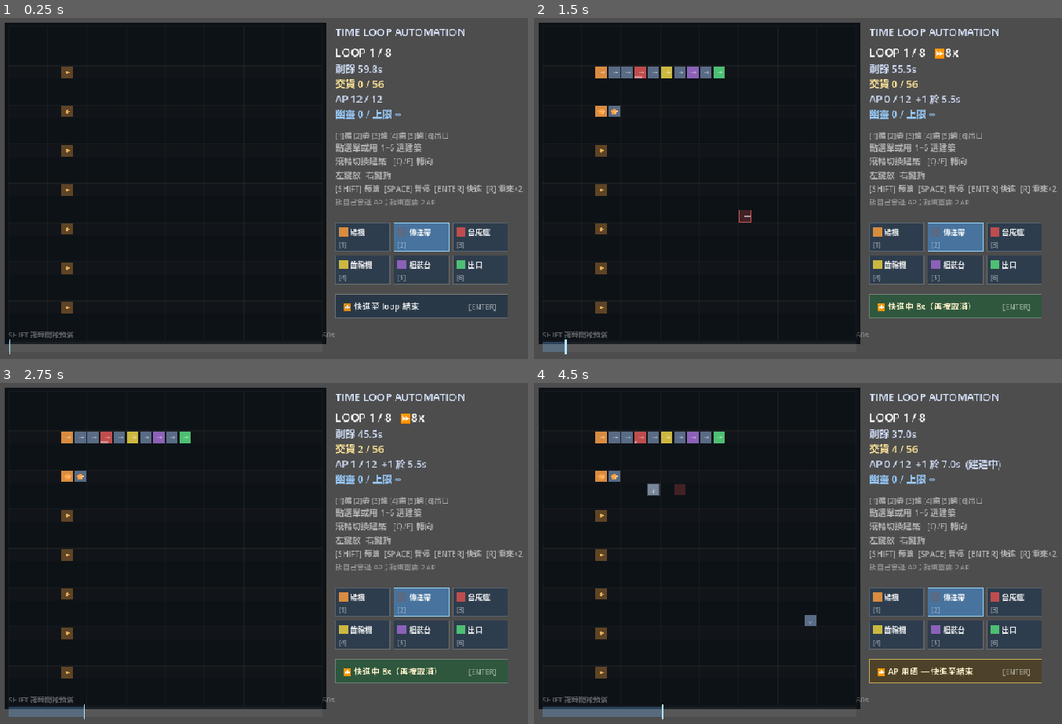
Above: before the commit, frames 1-4 (two rows, left to right).
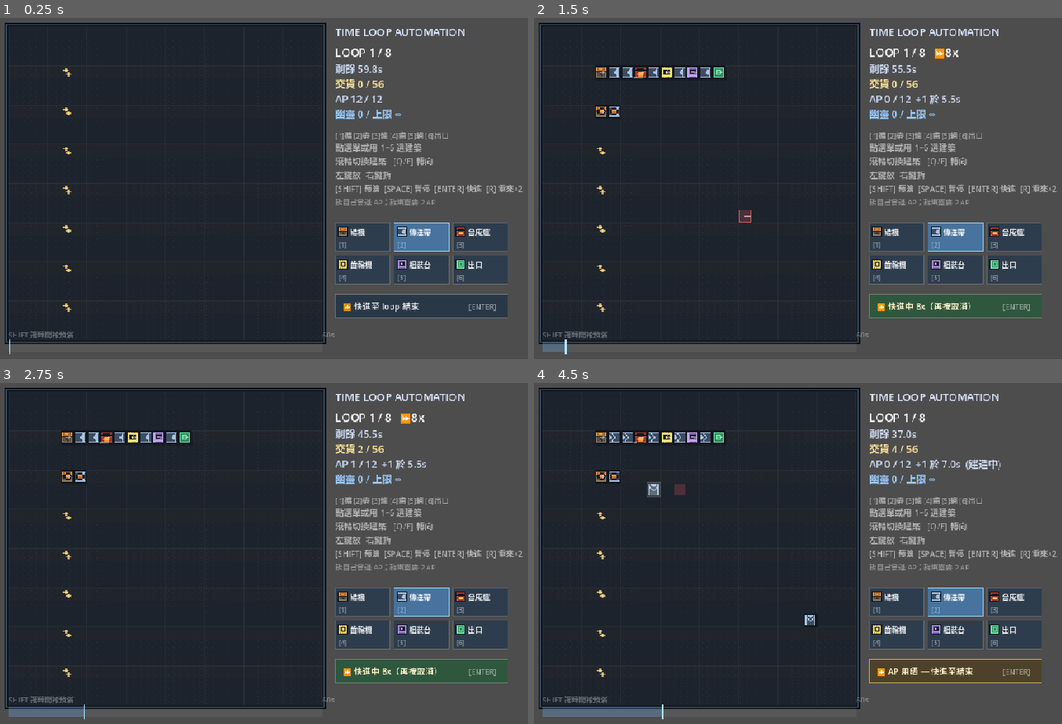
Above: after the commit, the same moments.

Repository: NoahYau/time-loop-mini-automation
Game: Godot game, scene res://scenes/sandbox.tscn
Two runs of this game, one before a commit and one after it. Both use one fixed random seed, a clock stepped at 60 frames per second and the inputs below.
Inputs (mouse positions are in pixels of both pictures, inside the frame that each line leads up to):
- Up to frame 1 (0.25 s): no input
- Up to frame 2 (1.5 s): tap Enter at 0.5 s; move the mouse to (977, 164) at 0.52 s; hold D 0.53-1.25 s; tap B at 0.6 s; click (977, 164) at 0.67 s; tap Space at 0.77, 1.25 s; drag from (713, 202) to (808, 253) at 1.27 s
- Up to frame 3 (2.75 s): move the mouse to (369, 471) at 2.02 s; hold D from 2.03 s (still down); tap E at 2.1 s
- Up to frame 4 (4.5 s): release D at 2.75 s; drag from (808, 618) to (650, 495) at 2.77 s; move the mouse to (1025, 601) at 3.52 s; hold A 3.53-4.25 s; tap G at 3.6 s; tap Space at 3.77 s; tap Enter at 4.25 s; drag from (650, 495) to (745, 461) at 4.27 s

The runs differ from the first frame. In frame 1, 3.4% of the frame differs, in the area x 1-89%, y 1-96%; in frame 2, 4.1%; in frame 3, 4.1%; in frame 4, 4.2%.

Commit message:
feat(art): 程式生成像素素材（6 種建築 + 貨物 + 地板），接入繪製與選單

Diff:
--- a/game/scenes/sandbox.gd
+++ b/game/scenes/sandbox.gd
@@ -62,7 +62,43 @@
 var pv = null
 var pv_tick: int = 0
 
+const ART := "res://art/"
+var art: Dictionary = {}
+
+## 攞貼圖：優先經 Godot 匯入系統；未匯入（例如未開過編輯器）就即場解 PNG。
+## 咁樣 headless 測試同未 import 嘅環境都照跑得到。
+func _tex(path: String) -> Texture2D:
+	if ResourceLoader.exists(path):
+		var res = load(path)
+		if res is Texture2D:
+			return res
+	if FileAccess.file_exists(path):
+		var bytes := FileAccess.get_file_as_bytes(path)
+		if bytes.size() > 0:
+			var img := Image.new()
+			if img.load_png_from_buffer(bytes) == OK:
+				return ImageTexture.create_from_image(img)
+	return null
+
+func _load_art() -> void:
+	var singles := [
+		"tiles/ground", "tiles/ore", "buildings/miner", "buildings/gear",
+		"buildings/assembler", "buildings/sink",
+		"buildings/furnace_a", "buildings/furnace_b",
+		"items/ore", "items/ingot", "items/gear", "items/part",
+	]
+	for n in singles:
+		var t := _tex(ART + n + ".png")
+		if t != null:
+			art[n] = t
+	for d in ["e", "n", "s", "w"]:
+		for f in ["a", "b"]:
+			var t2 := _tex(ART + "buildings/belt_%s_%s.png" % [d, f])
+			if t2 != null:
+				art["buildings/belt_%s_%s" % [d, f]] = t2
+
 func _ready() -> void:
+	_load_art()
 	lm = LoopManager.new()
 	lm.start_level()
 	started = true
@@ -339,6 +375,9 @@
 	var w = pv.world if (previewing and pv != null) else lm.world
 
 	draw_rect(Rect2(ORIGIN - Vector2(6, 6), Vector2(K.GRID_W * CELL + 12, K.GRID_H * CELL + 12)), Color(0.05, 0.07, 0.09))
+	if art.has("tiles/ground"):
+		draw_texture_rect(art["tiles/ground"], Rect2(ORIGIN, Vector2(K.GRID_W * CELL, K.GRID_H * CELL)), true, Color(1, 1, 1, 0.9))
+	draw_rect(Rect2(ORIGIN - Vector2(3, 3), Vector2(K.GRID_W * CELL + 6, K.GRID_H * CELL + 6)), Color(0.22, 0.30, 0.40, 0.9), false, 2.0)
 	for i in range(0, K.GRID_W + 1, 3):
 		var x := ORIGIN.x + i * CELL
 		var y := ORIGIN.y + i * CELL
@@ -353,28 +392,41 @@
 	# 礦脈
 	for idx in w.ore:
 		var oc: Vector2i = w.cell_of(idx)
-		var orc := Rect2(ORIGIN + Vector2(oc) * CELL, Vector2(CELL, CELL)).grow(-1.0)
-		draw_rect(orc, Color(0.42, 0.30, 0.16, 0.85))
-		draw_circle(orc.get_center(), 2.8, Color(0.95, 0.72, 0.35, 0.9))
+		if art.has("tiles/ore"):
+			draw_texture_rect(art["tiles/ore"], Rect2(ORIGIN + Vector2(oc) * CELL, Vector2(CELL, CELL)), false)
+		else:
+			draw_rect(Rect2(ORIGIN + Vector2(oc) * CELL, Vector2(CELL, CELL)).grow(-1.0), Color(0.42, 0.30, 0.16, 0.85))
 
 	for idx in w.buildings:
 		var b = w.buildings[idx]
 		var cell: Vector2i = w.cell_of(idx)
-		var r := Rect2(ORIGIN + Vector2(cell) * CELL, Vector2(CELL, CELL)).grow(-1.2)
-		var col := _color_for(b.type)
-		if b.origin < lm.loop_index:
-			col.a = 0.6
-		draw_rect(r, col)
+		var r := Rect2(ORIGIN + Vector2(cell) * CELL, Vector2(CELL, CELL))
+		var key := _tex_key(b, w.tick)
+		var ghost: bool = b.origin < lm.loop_index
+		var mod := Color(1, 1, 1, 0.55) if ghost else Color(1, 1, 1, 1)
+		# 落地陰影，令建築唔會「浮」喺地面
+		draw_rect(Rect2(r.position + Vector2(1.5, 2.0), r.size), Color(0, 0, 0, 0.22))
+		if art.has(key):
+			draw_texture_rect(art[key], r, false, mod)
+		else:
+			var col := _color_for(b.type)
+			col.a = mod.a
+			draw_rect(r, col)
 		if flash.has(idx) and not previewing:
 			draw_rect(r.grow(1.0), Color(1, 1, 1, float(flash[idx])))
 		if deny.has(idx) and not previewing:
 			draw_rect(r.grow(1.0), Color(1, 0.3, 0.3, float(deny[idx])))
 		if b.has_out:
-			draw_circle(r.get_center(), 4.6, _item_color(b.item))
+			var ikey := _item_tex(b.item)
+			if art.has(ikey):
+				draw_texture_rect(art[ikey], Rect2(r.get_center() - Vector2(6, 6), Vector2(12, 12)), false, mod)
+			else:
+				draw_circle(r.get_center(), 4.6, _item_color(b.item))
 		if b.type == K.T_FURNACE:
 			var frac := clampf(float(b.progress) / float(K.SMELT_TICKS), 0.0, 1.0)
 			draw_rect(Rect2(r.position + Vector2(0, r.size.y - 3), Vector2(r.size.x * frac, 3)), Color(1, 1, 1, 0.35))
-		_draw_arrow(b, r)
+		if b.type != K.T_BELT:
+			_draw_arrow(b, r, mod)
 
 	# 幽靈位置（佢而家做緊邊一步）
 	var look_t: int = pv_tick if previewing else lm.world.tick
@@ -439,7 +491,11 @@
 		elif is_hi:
 			border = Color(0.75, 0.9, 1.0, 0.65)
 		draw_rect(r, border, false, 1.0)
-		draw_rect(Rect2(r.position + Vector2(5, 7), Vector2(14, 14)), _color_for(t))
+		var skey := _slot_tex(t)
+		if art.has(skey):
+			draw_texture_rect(art[skey], Rect2(r.position + Vector2(4, 6), Vector2(16, 16)), false)
+		else:
+			draw_rect(Rect2(r.position + Vector2(5, 7), Vector2(14, 14)), _color_for(t))
 		draw_string(font, Vector2(r.position.x + 23, r.position.y + 19), names[t], HORIZONTAL_ALIGNMENT_LEFT, -1, 11, Color(1, 1, 1, 0.9))
 		draw_string(font, Vector2(r.position.x + 5, r.position.y + 38), "[%d]" % (i + 1), HORIZONTAL_ALIGNMENT_LEFT, -1, 10, Color(1, 1, 1, 0.45))
 
@@ -678,6 +734,39 @@
 		draw_string(font, r.position + Vector2(16, 76), "%d 個 loop 內差 %d 件（最後一輪交貨 %d）" % [K.LOOP_LIMIT, K.WIN_TARGET - lm.world.delivered, last_loop_delivered], HORIZONTAL_ALIGNMENT_LEFT, -1, 14, Color(1, 1, 1, 0.85))
 	draw_string(font, r.position + Vector2(16, 112), "[R] 重來", HORIZONTAL_ALIGNMENT_LEFT, -1, 15, Color(0.7, 0.9, 1.0))
 
+## 用邊張貼圖（含動畫格）
+func _tex_key(b, tick: int) -> String:
+	match b.type:
+		K.T_MINER: return "buildings/miner"
+		K.T_FURNACE: return "buildings/furnace_" + ("a" if (tick / 8) % 2 == 0 else "b")
+		K.T_GEAR: return "buildings/gear"
+		K.T_ASSEMBLER: return "buildings/assembler"
+		K.T_SINK: return "buildings/sink"
+		K.T_BELT:
+			var dirs := ["n", "e", "s", "w"]
+			var frame := "a" if (tick / 6) % 2 == 0 else "b"
+			return "buildings/belt_%s_%s" % [dirs[b.dir], frame]
+	return ""
+
+## 選單用嘅貼圖（傳送帶用向東嘅第一格）
+func _slot_tex(t: int) -> String:
+	match t:
+		K.T_MINER: return "buildings/miner"
+		K.T_BELT: return "buildings/belt_e_a"
+		K.T_FURNACE: return "buildings/furnace_a"
+		K.T_GEAR: return "buildings/gear"
+		K.T_ASSEMBLER: return "buildings/assembler"
+		K.T_SINK: return "buildings/sink"
+	return ""
+
+func _item_tex(item: int) -> String:
+	match item:
+		K.ITEM_ORE: return "items/ore"
+		K.ITEM_INGOT: return "items/ingot"
+		K.ITEM_GEAR: return "items/gear"
+		K.ITEM_PART: return "items/part"
+	return ""
+
 func _color_for(t: int) -> Color:
 	match t:
 		K.T_MINER:     return Color(0.85, 0.55, 0.25)
@@ -696,11 +785,12 @@
 		K.ITEM_PART:  return Color(0.55, 1.0, 0.65)
 	return Color.WHITE
 
-func _draw_arrow(b, r: Rect2) -> void:
+func _draw_arrow(b, r: Rect2, mod: Color = Color.WHITE) -> void:
 	var c := r.get_center()
 	var d: Vector2 = K.DIR_VEC[b.dir]
 	var tip := c + d * (CELL * 0.26)
 	var l := Vector2(-d.y, d.x) * (CELL * 0.12)
-	draw_line(c - d * 2.0, tip, Color(1, 1, 1, 0.32), 1.2)
-	draw_line(tip, tip - d * 3.5 + l, Color(1, 1, 1, 0.32), 1.2)
-	draw_line(tip, tip - d * 3.5 - l, Color(1, 1, 1, 0.32), 1.2)
+	var ac := Color(1, 1, 1, 0.45 * mod.a)
+	draw_line(c - d * 2.0, tip, ac, 1.2)
+	draw_line(tip, tip - d * 3.5 + l, ac, 1.2)
+	draw_line(tip, tip - d * 3.5 - l, ac, 1.2)
Binary file added: game/art/buildings/assembler.png
Binary file added: game/art/buildings/belt_e_a.png
Binary file added: game/art/buildings/belt_e_b.png
Binary file added: game/art/buildings/belt_n_a.png
Binary file added: game/art/buildings/belt_n_b.png
Binary file added: game/art/buildings/belt_s_a.png
Binary file added: game/art/buildings/belt_s_b.png
Binary file added: game/art/buildings/belt_w_a.png
Binary file added: game/art/buildings/belt_w_b.png
Binary file added: game/art/buildings/furnace_a.png
Binary file added: game/art/buildings/furnace_b.png
Binary file added: game/art/buildings/gear.png
(and 8 more such lines)
